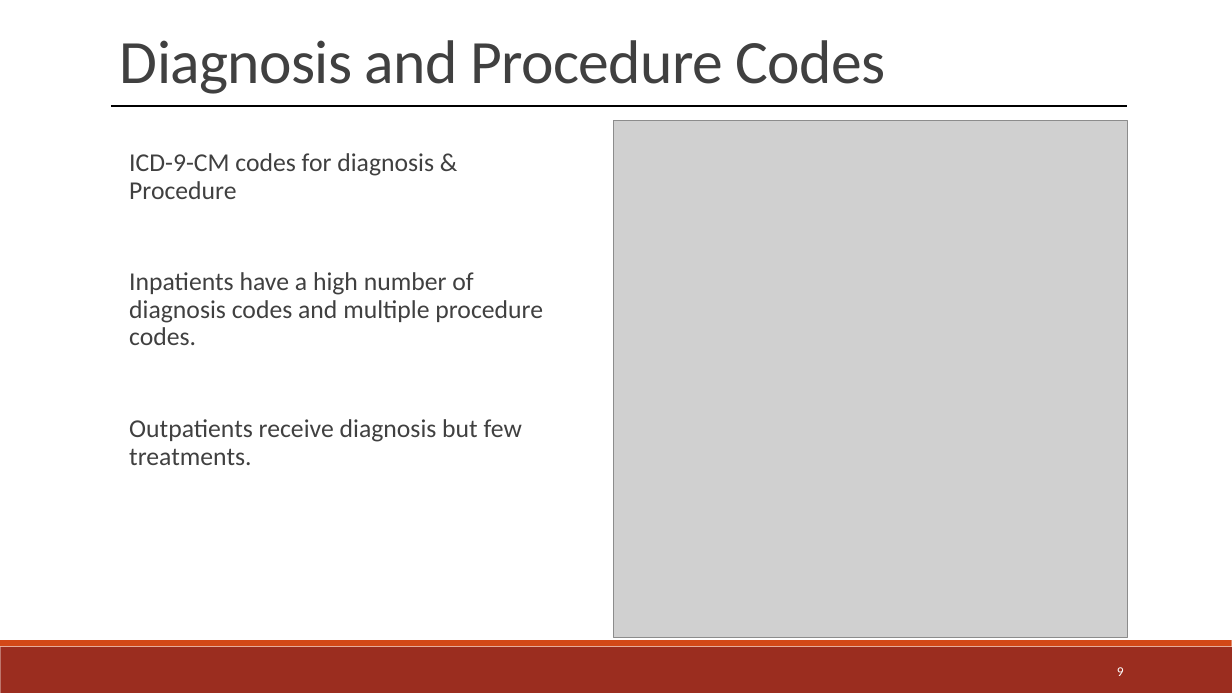
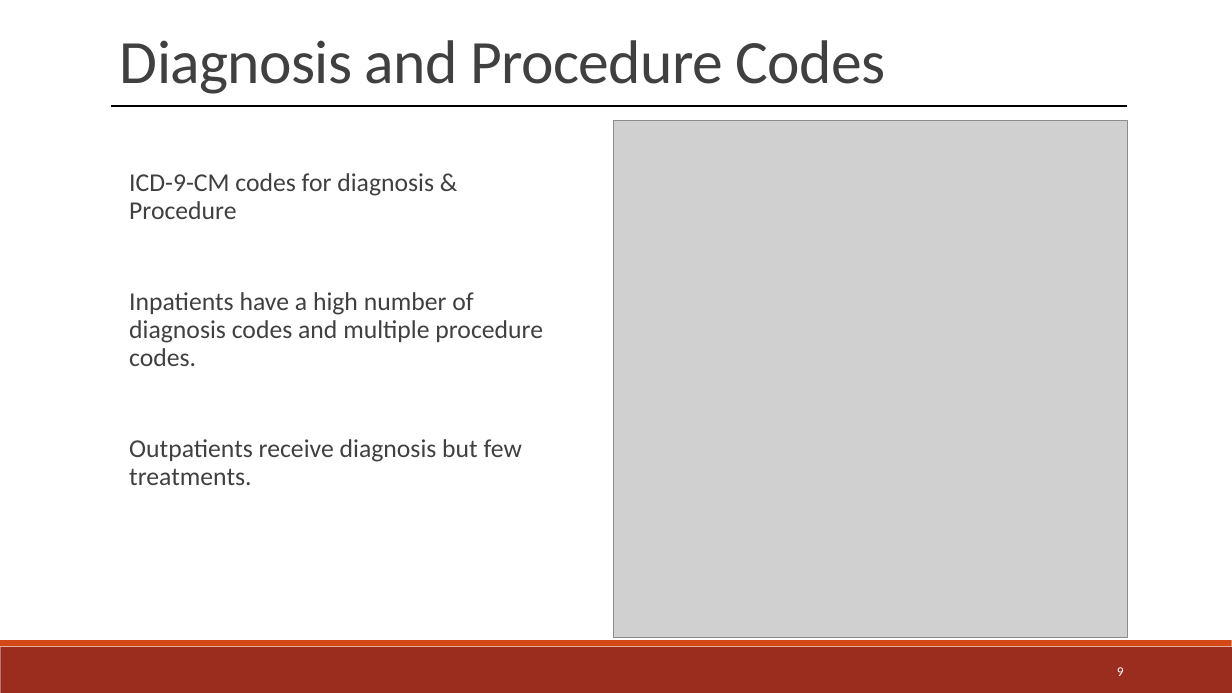
Before and after one commit to jwelch1123/healthcare_fraud_detection, a slide deck: slide 9 of Presentation.pptx. Drawn at 1232x693 pixels with LibreOffice and Linux fonts; fonts in the diff are those of the drawing; grey boxes stand for pictures. Boxes give left, top, right and bottom in pixels: in the first picture for what was removed or moved away, otherwise in the second. Text is boxed around its words. In the diff, an @@ line names an element or a change of style, - is before the commit and + after.

```diff
--- a/Presentation.pptx
+++ b/Presentation.pptx
@@ text "ICD-9-CM codes for diagnosis & ..." moved from (x1=129, y1=153, x2=543, y2=465) to (x1=129, y1=173, x2=543, y2=485) @@
```
Also in this commit, not shown: 1 other slide changed, 2 other files.
